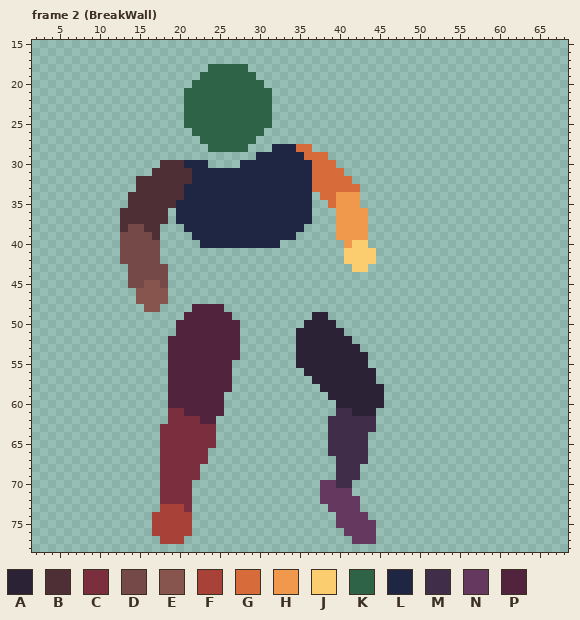
Two versions of one pixel-art file, Personal_Roberto/ASEPRITE/1. Liora/Liora_BreakWall.aseprite. That is the earlier state.
80x80 pixels, 29 frames. Shown: frame 2 (BreakWall): x 2..68, y 15..78. The commit also changed other frames, which this record leaves out.
Palette (. is transparent): A #2b2335  B #4e2f35  C #7b2e3d  D #754947  E #88544e  F #a84239  G #d86b3a  H #f0984b  J #fbcd6e  K #2e6348  L #1f2643  M #3f2d49  N #653860  P #52233c
After the commit:
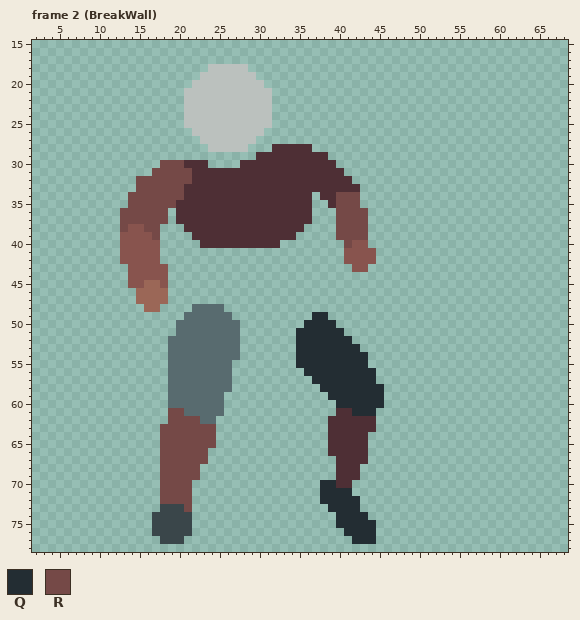
Colours new in this view: Q #232d33  R #754947
What changed:
colour D: #754947 -> #88544e
colour E: #88544e -> #9b6757
colour F: #a84239 -> #3a464a
colour K: #2e6348 -> #bbc1be
colour P: #52233c -> #586b6f
Changed rows in their new state; - is a pixel that keeps its letter.
Frame 2 (BreakWall):
first column x 13:
28 -------------------BBBBB--------
29 -----------------BBBBBBBBB------
30 -----RRRBBB----BBBBBBBBBBBB-----
31 ----RRRRRBBBBBBBBBBBBBBBBBBB----
32 --RRRRRRRBBBBBBBBBBBBBBBBBBBB---
33 --RRRRRRBBBBBBBBBBBBBBBBBBBBBB--
34 -RRRRRRRBBBBBBBBBBBBBBBB-BBRRR--
35 -RRRRRRBBBBBBBBBBBBBBBBB--BRRR--
36 RRRRRR-BBBBBBBBBBBBBBBBB---RRRR-
37 RRRRRR-BBBBBBBBBBBBBBBBB---RRRR-
38 R--RR---BBBBBBBBBBBBBBB----RRRR-
39 ----R----BBBBBBBBBBBBB-----RRRR-
40 ----------BBBBBBBBBB--------RDD-
41 ----------------------------DDDD
42 ----------------------------DDDD
43 -----------------------------DD-
first column x 18:
49 -------------------QQ-------
50 ------------------QQQQ------
51 -----------------QQQQQQ-----
52 -----------------QQQQQQQ----
53 -----------------QQQQQQQQ---
54 -----------------QQQQQQQQQ--
55 -----------------QQQQQQQQQ--
56 ------------------QQQQQQQQQ-
57 -------------------QQQQQQQQ-
58 --------------------QQQQQQQQ
59 ---------------------QQQQQQQ
60 ----------------------QQQQQQ
61 -RR-------------------BBQQQ-
62 -RRRR----------------BBBBBB-
63 RRRRRRR--------------BBBBBB-
64 RRRRRRR--------------BBBBB--
65 RRRRRRR--------------BBBBB--
66 RRRRRR---------------BBBBB--
67 RRRRRR----------------BBBB--
68 RRRRR-----------------BBB---
69 RRRRR-----------------BBB---
70 RRRR----------------QQBB----
71 RRRR----------------QQQQ----
72 RRRR----------------QQQQQ---
73 ---R-----------------QQQQ---
74 ----------------------QQQQ--
75 ----------------------QQQQQ-
76 -----------------------QQQQ-
77 ------------------------QQQ-
Pixel boxes of the changes (left, top, right, bottom) in both pictures:
changed: (120, 64, 384, 544)
